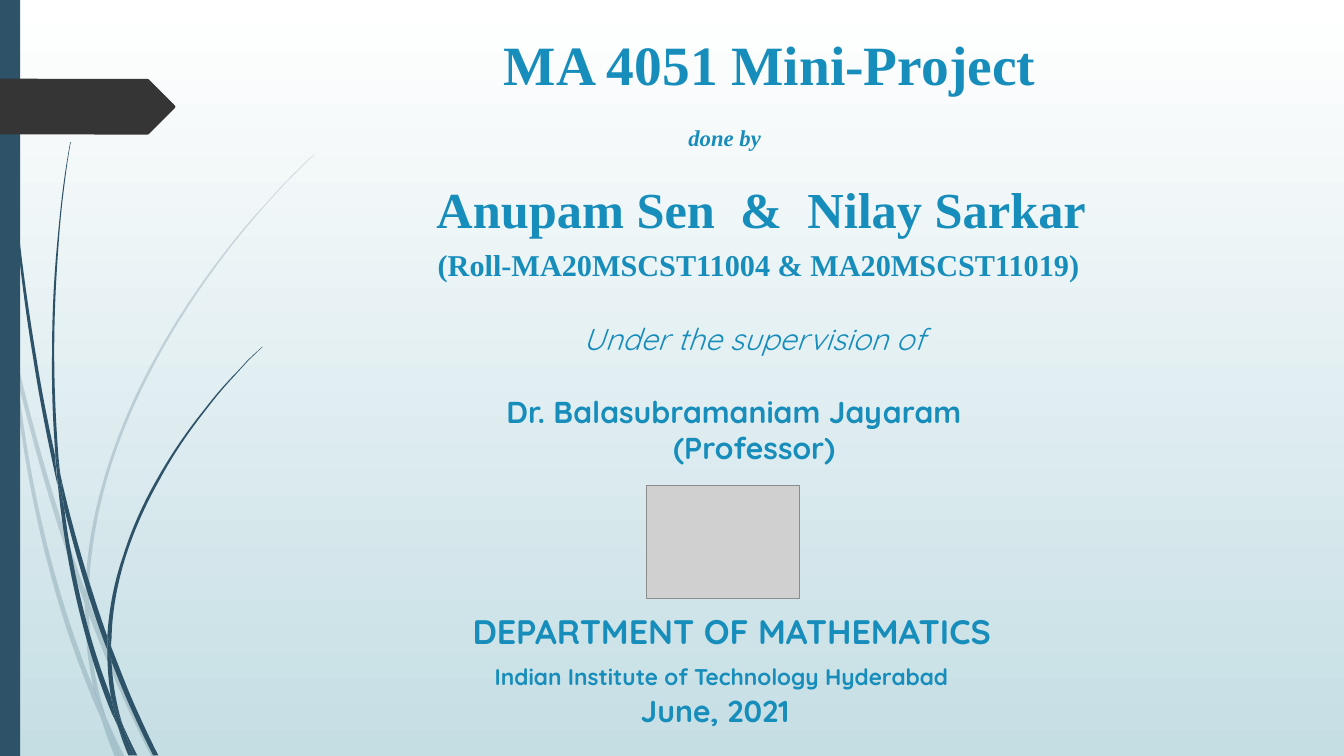
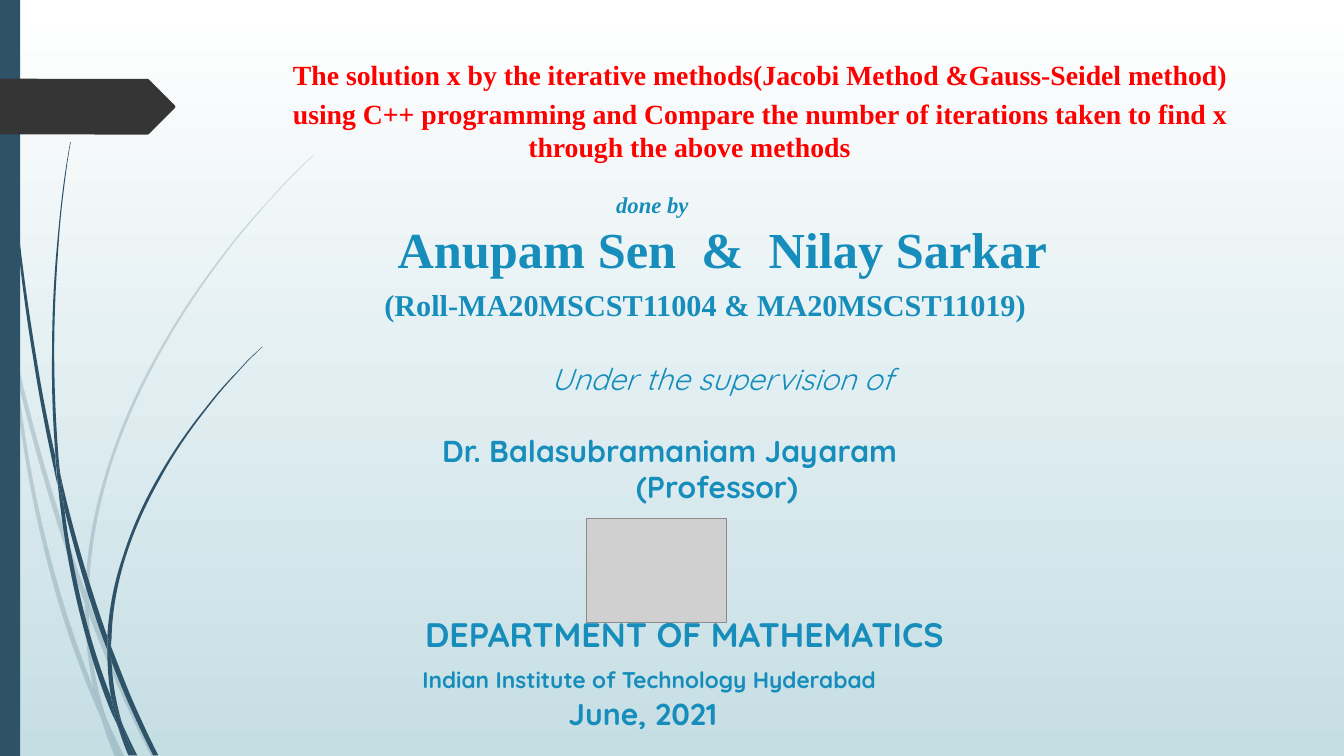
Before and after one commit to anupamiith/Projects, a slide deck: slide 1 of MSc Mini Project/ma4051.pptx. Drawn at 1344x756 pixels with LibreOffice and Linux fonts; fonts in the diff are those of the drawing; grey boxes stand for pictures. Boxes give left, top, right and bottom in pixels: in the first picture for what was removed or moved away, otherwise in the second. Text is boxed around its words. In the diff, an @@ line names an element or a change of style, - is before the commit and + after.

```diff
--- a/MSc Mini Project/ma4051.pptx
+++ b/MSc Mini Project/ma4051.pptx
@@ title at (293, 65, 1227, 729): text changed; size 21.6 to 19.8 pt; font Quicksand to Times New Roman @@
-MA 4051 Mini-Project
-done by
-Anupam Sen & Nilay Sarkar
-(Roll-MA20MSCST11004 & MA20MSCST11019)
-Under the supervision of
-Dr. Balasubramaniam Jayaram
-(Professor)
-DEPARTMENT OF MATHEMATICS
-Indian Institute of Technology Hyderabad
-June, 2021
+The solution x by the iterative methods(Jacobi Method &Gauss-Seidel method)
+using C++ programming and Compare the number of iterations taken to find x
+through the above methods
+done by
+Anupam Sen & Nilay Sarkar
+(Roll-MA20MSCST11004 & MA20MSCST11019)
+Under the supervision of
+Dr. Balasubramaniam Jayaram
+(Professor)
+DEPARTMENT OF MATHEMATICS
+Indian Institute of Technology Hyderabad
+June, 2021
@@ picture: place and size @@
-picture at (647, 486, 801, 599)
+picture at (587, 518, 727, 622)
```
